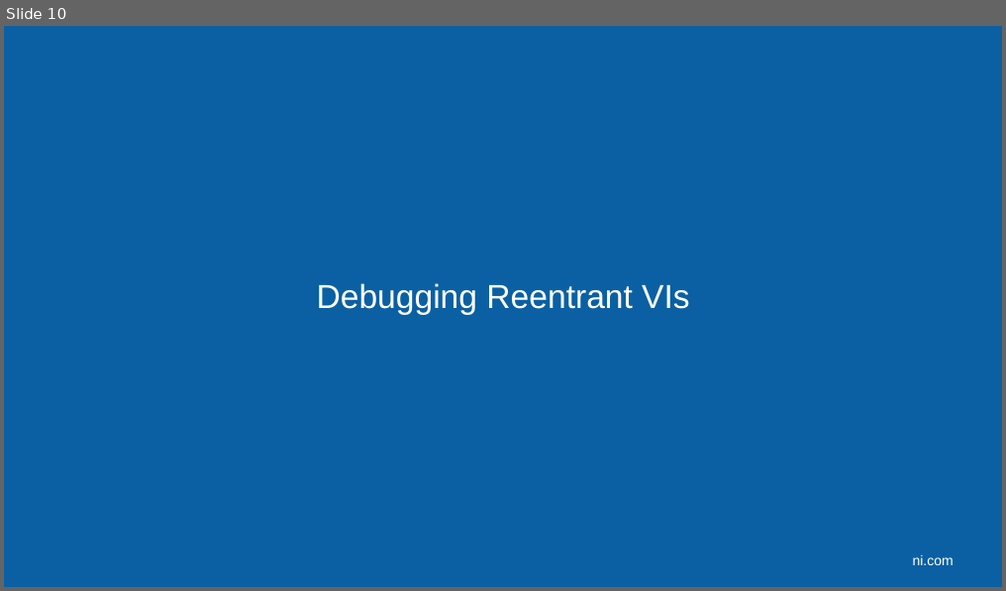
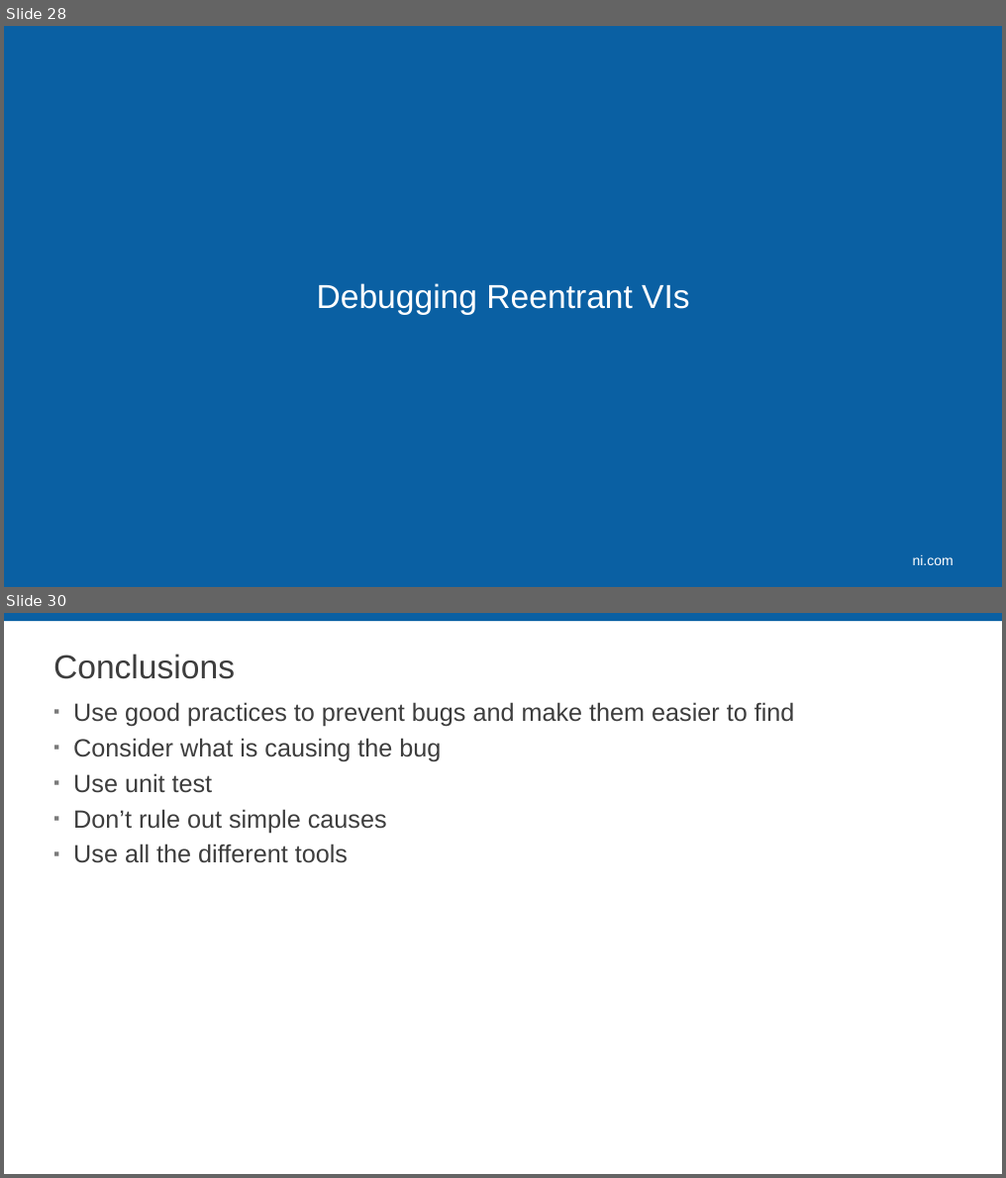
Before and after one commit to LabVIEW-DCAF/Documentation, a slide deck: Trunk/Getting Started Material/DCAF Training/8 Debugging DCAF.pptx. Shown one above the other, each under a label of ours: slide 10 before the commit, slides 28 and 30 after it; the slides between them are not shown. The pictures are 1006x591 and 1006x1178 pixels, drawn with LibreOffice and Linux fonts; fonts in the diff are those of the drawing; background and template pictures are left out. Boxes give left, top, right and bottom in pixels: in the first picture for what was removed or moved away, otherwise in the second. Text is boxed around its words. In the diff, an @@ line names an element or a change of style, - is before the commit and + after.

```diff
--- a/Trunk/Getting Started Material/DCAF Training/8 Debugging DCAF.pptx
+++ b/Trunk/Getting Started Material/DCAF Training/8 Debugging DCAF.pptx
@@ slide 30 added at <box>4,613,1002,1174</box>, background #FFFFFF @@
@@ rectangle added at <box>4,613,1002,621</box>, fill #0A60A3 @@
@@ title added at <box>54,654,235,679</box>, 32 pt, text #3D3D3D @@
+Conclusions
@@ text added at <box>73,702,795,863</box>, 24 pt, text #3D3D3D @@
+▪ Use good practices to prevent bugs and make them easier to find
+▪ Consider what is causing the bug
+▪ Use unit test
+▪ Don’t rule out simple causes
+▪ Use all the different tools
@@ what was slide 10 is now slide 28 @@
```
Also in this commit, not shown: 6 slides changed, 13 other slides added, 5 slides removed.
